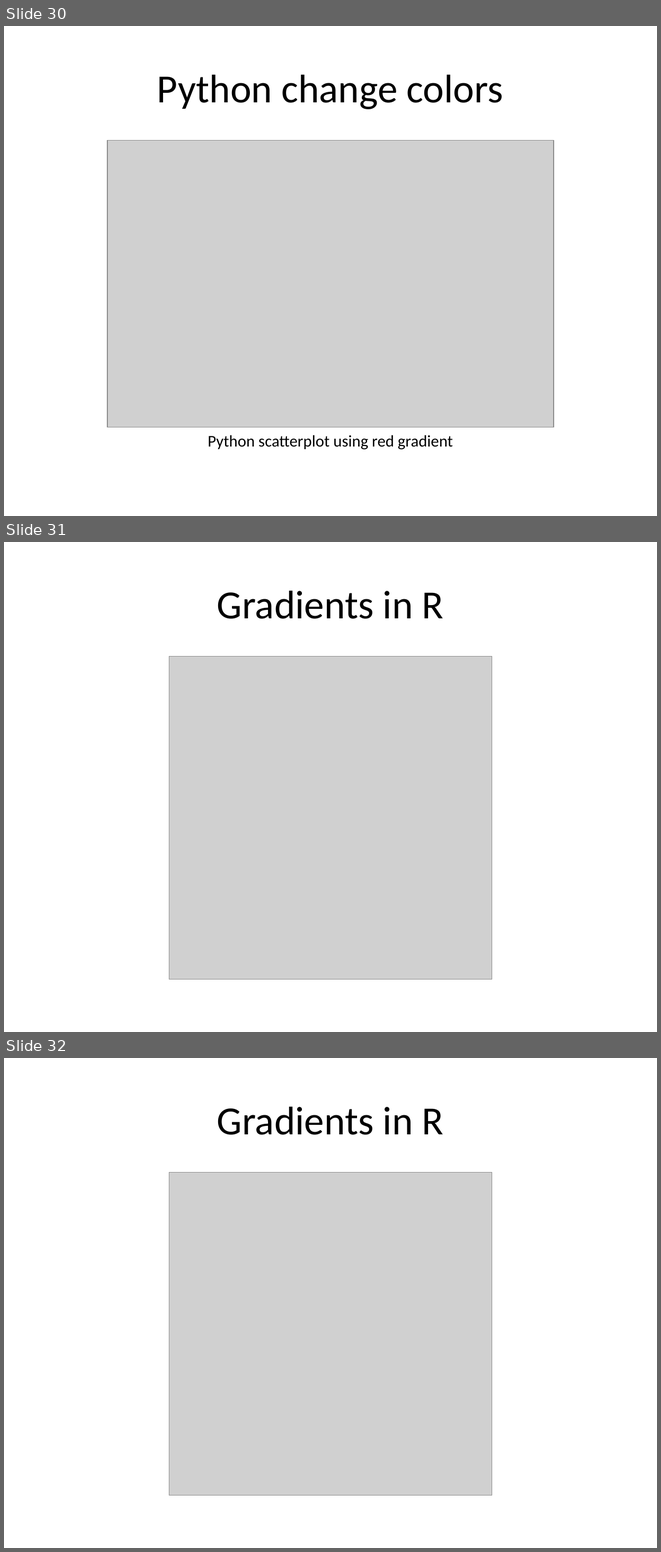
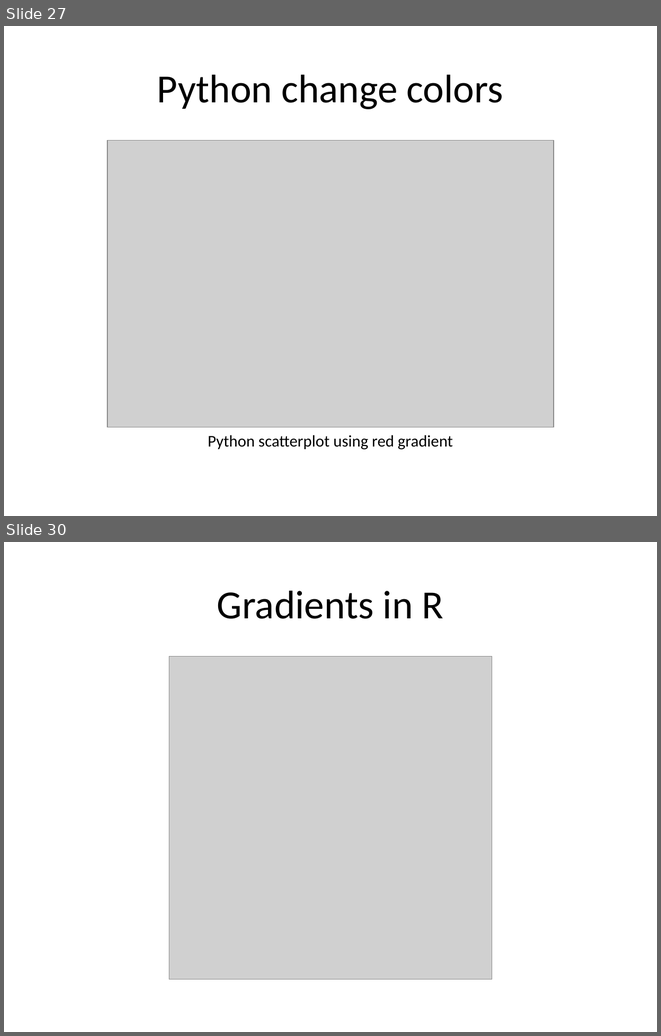
Before and after one commit to pmean/data-visualization, a slide deck: data-viz-02/component/tutorial-colors.pptx. Shown one above the other, each under a label of ours: slides 30, 31 and 32 before the commit, slides 27 and 30 after it; the slides between them are not shown. The pictures are 661x1552 and 661x1036 pixels, drawn with LibreOffice and Linux fonts; fonts in the diff are those of the drawing; grey boxes stand for pictures. Boxes give left, top, right and bottom in pixels: in the first picture for what was removed or moved away, otherwise in the second. Text is boxed around its words. In the diff, an @@ line names an element or a change of style, - is before the commit and + after.

```diff
--- a/data-viz-02/component/tutorial-colors.pptx
+++ b/data-viz-02/component/tutorial-colors.pptx
@@ slide 31 removed at [4, 542, 657, 1032], background #FFFFFF @@
@@ title removed at [217, 590, 444, 619] @@
-Gradients in R
@@ picture removed at [169, 656, 492, 979] @@
@@ what was slide 30 is now slide 27 @@
@@ what was slide 32 is now slide 30 @@
```
Also in this commit, not shown: 1 slide changed, 2 slides added, 3 other slides removed, 14 other files.
